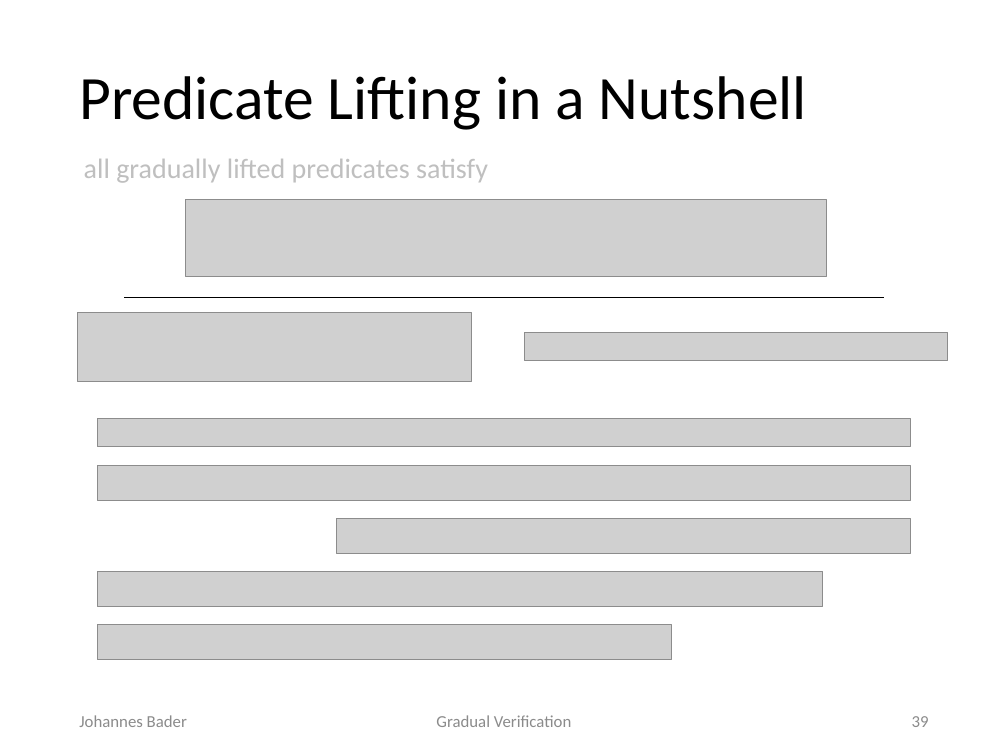
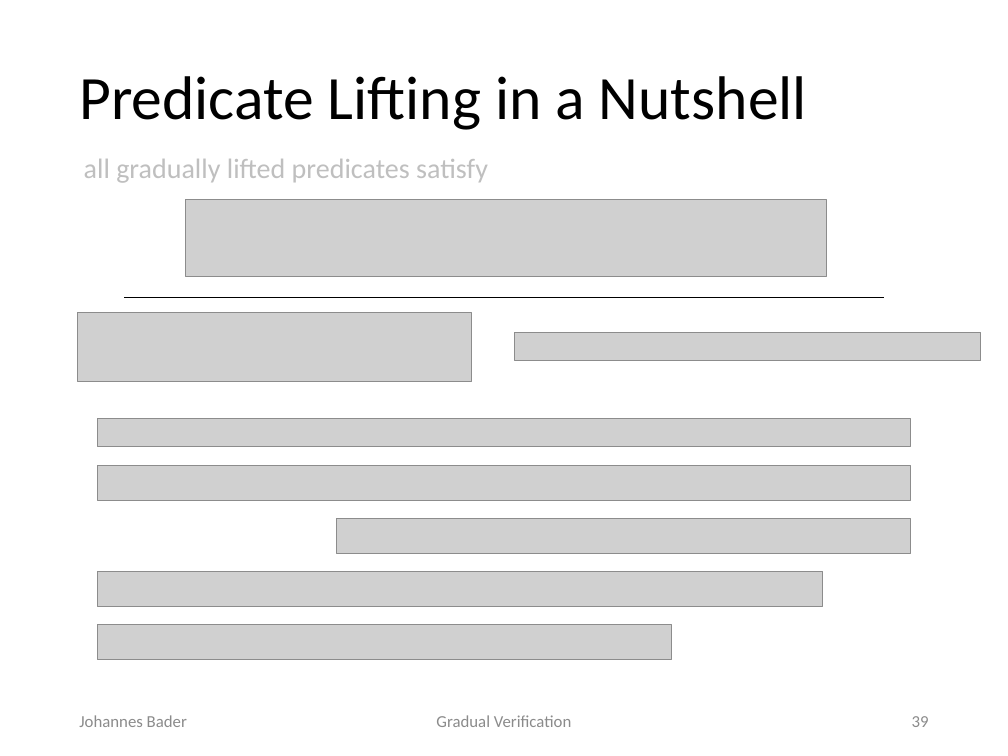
Before and after one commit to olydis/GradVerThesis, a slide deck: slide 39 of presentation/Final.pptx. Drawn at 1008x756 pixels with LibreOffice and Linux fonts; fonts in the diff are those of the drawing; grey boxes stand for pictures. Boxes give left, top, right and bottom in pixels: in the first picture for what was removed or moved away, otherwise in the second. Text is boxed around its words. In the diff, an @@ line names an element or a change of style, - is before the commit and + after.

Commit message:
pres post final

```diff
--- a/presentation/Final.pptx
+++ b/presentation/Final.pptx
@@ picture resized from (x1=524, y1=333, x2=948, y2=361) to (x1=515, y1=333, x2=981, y2=361) @@
```
